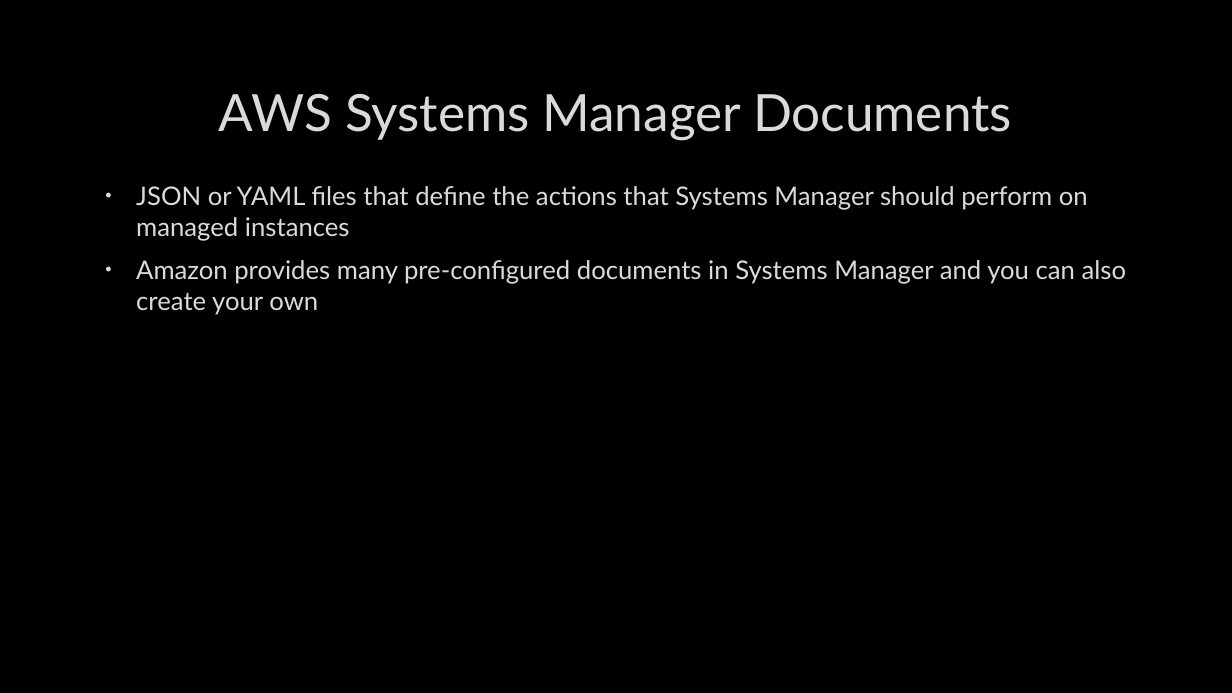
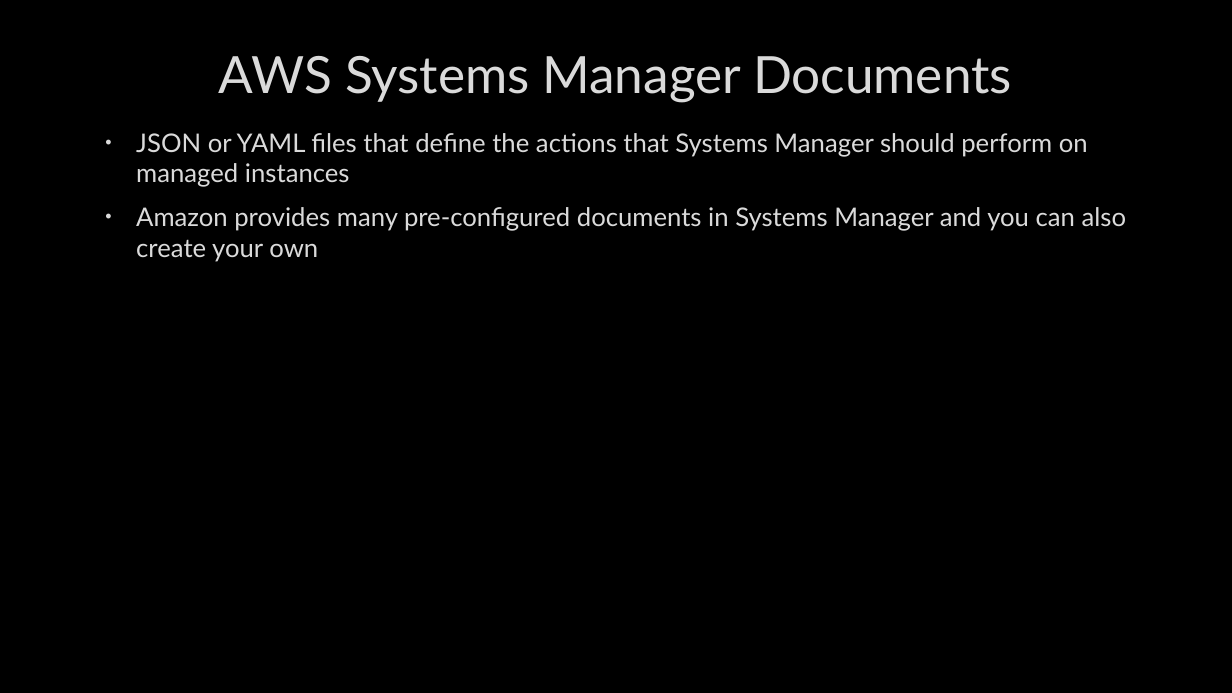
Before and after one commit to mcbobke/AWSPowerShellDemo, a slide deck: slide 9 of AWSPowerShellDemo.pptx (slide 8 before the commit). Drawn at 1232x693 pixels with LibreOffice and Linux fonts; fonts in the diff are those of the drawing; background and template pictures are left out. Boxes give left, top, right and bottom in pixels: in the first picture for what was removed or moved away, otherwise in the second. Text is boxed around its words. In the diff, an @@ line names an element or a change of style, - is before the commit and + after.

```diff
--- a/AWSPowerShellDemo.pptx
+++ b/AWSPowerShellDemo.pptx
@@ title "AWS Systems Manager Documents": place and size @@
-title "AWS Systems Manager Documents" at <box>219,94,1012,140</box>
+title "AWS Systems Manager Documents" at <box>219,56,1012,103</box>
@@ text "JSON or YAML files that ...": place and size @@
-text "JSON or YAML files that ..." at <box>136,186,1127,315</box>
+text "JSON or YAML files that ..." at <box>136,133,1127,262</box>
```
Also in this commit, not shown: 7 other slides changed, 1 slide added, 1 other file.
